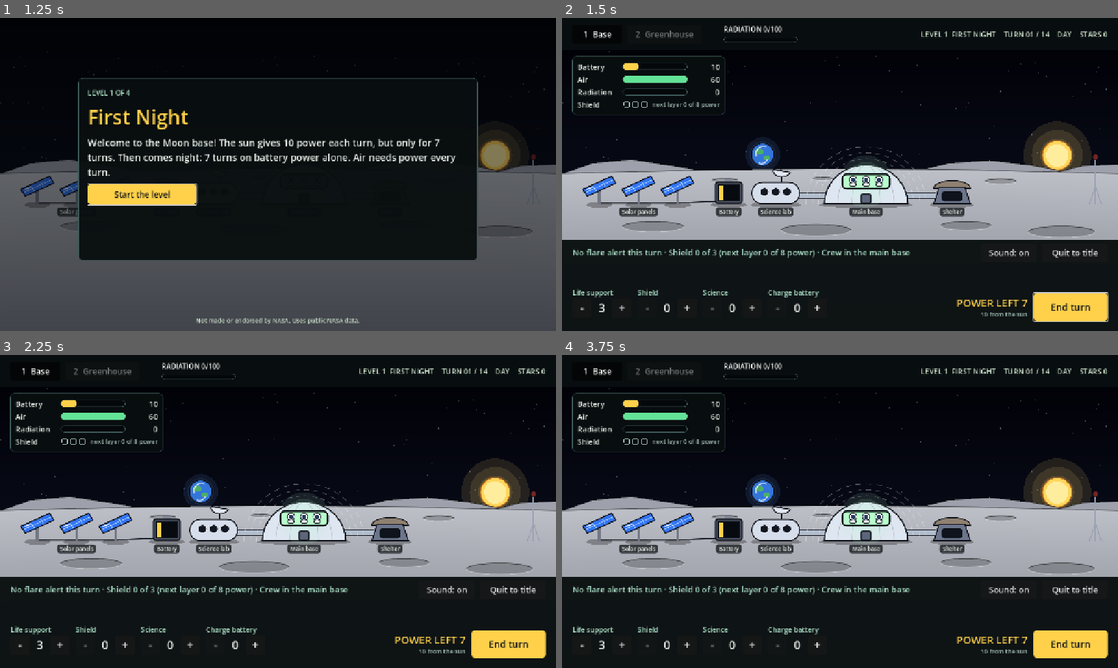
Above: before the commit, frames 1-4 (two rows, left to right).
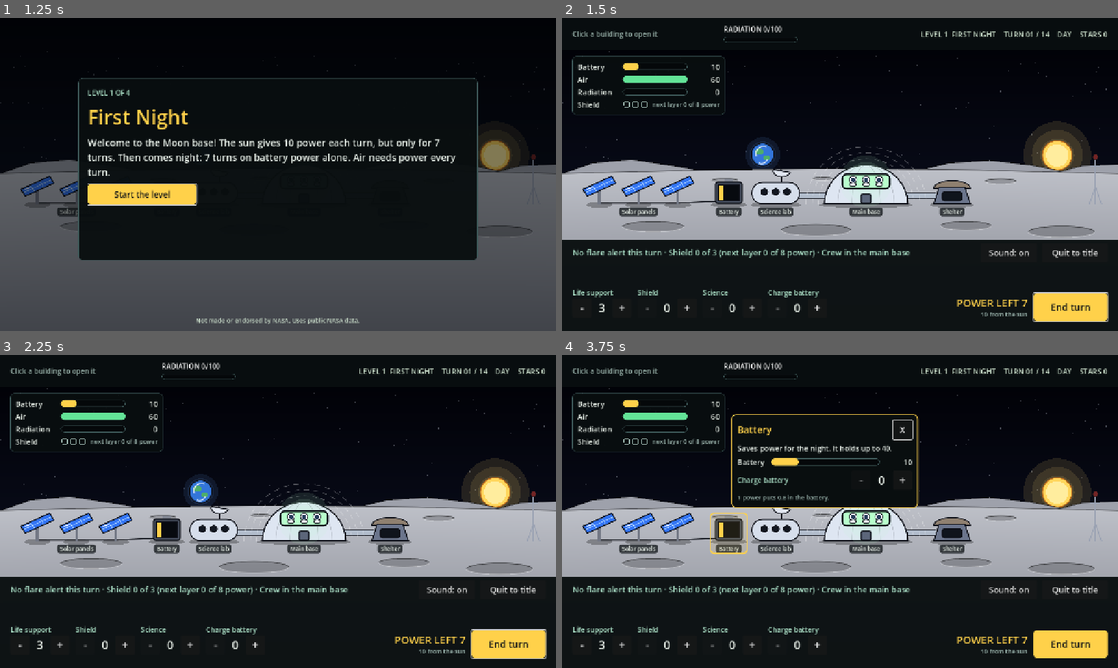
Above: after the commit, the same moments.

Repository: sarichatsee/celestial-shift
Game: Godot game, scene res://main.tscn
The game is run twice, just before and just after one commit, with the same random seed, the same clock (stepped at 60 frames per second) and the same inputs.
Inputs (mouse positions are in pixels of both pictures, inside the frame that each line leads up to):
- Up to frame 1 (1.25 s): click "Start the mission" at 0.5 s
- Up to frame 2 (1.5 s): click "Start the level" at 1.25 s
- Up to frame 3 (2.25 s): click (33, 370) at 2 s, where only the run before the commit has a clickable "1 Base"
- Up to frame 4 (3.75 s): click (639, 533) at 2.77 s; click (728, 533) at 3.52 s

Frame 1 is identical in both runs. In frame 2, 0.3% of the frame differs, in the area x 1-24%, y 4-7%; in frame 3, 0.4%; in frame 4, 2.8%, in the area x 1-65%, y 4-64%.

Commit message:
Make the Moon base buildings clickable; drop the Greenhouse tab
Clicking a building opens a card above it: what it is for, its meter,
and a copy of its bottom-bar control. The bottom bar stays, so the
whole plan is still visible every turn. Rules and numbers unchanged.

- Hotspots are invisible buttons over the buildings (hover outline,
  keyboard focus, bigger than the drawings). Greenhouse and water tank
  appear from Level 2.
- Cards: solar panels (info), battery (meter + charge), science lab
  (stars + science), main base (Air + life support, shield), shelter
  (the whole alert: class, chance, stakes, Shelter/Stay), greenhouse
  (Food + on/off + Look inside), water (meter + recycler).
- The Base and Greenhouse tabs are gone. 'Look inside' shows the
  full-screen greenhouse picture with a Back button. Key 2 looks
  inside, 1 or Esc goes back, Esc closes a card.
- A new alert closes any open card so the alert box is not covered.
- The NEW badge moved from the tab to the building labels.

Co-Authored-By: Claude Fable 5.2 <noreply@anthropic.com>

Diff:
--- a/game_text.gd
+++ b/game_text.gd
@@ -54,8 +54,22 @@
 		"months_long": ["January", "February", "March", "April", "May", "June", "July", "August", "September", "October", "November", "December"],
 	},
 	"rooms": {
-		"base": "1  Base",
-		"greenhouse": "2  Greenhouse",
+		"back": "<  Back to the base",
+		"click_hint": "Click a building to open it",
+		"look_inside": "Look inside",
+		"close": "X",
+		"no_alert": "No storm alert this turn.",
+		"stars_so_far": "Stars so far: {stars}",
+		# the first line of each building's card: what the building is for in the game
+		"about": {
+			"solar": "By day the sun gives {solar} power every turn. At night the panels make nothing.",
+			"battery": "Saves power for the night. It holds up to {max}.",
+			"science": "The crew does experiments here.",
+			"base": "The crew lives here. Life support keeps the air good.",
+			"shelter": "A small room with thick walls, for storm alerts. Sheltering costs {cost} power and stops science.",
+			"greenhouse": "Fresh food for the crew.",
+			"water": "The crew uses {used} water a turn, or {more} with the recycler off. Life support at {needed} or more runs the recycler.",
+		},
 		"base_placeholder": "MOON BASE",
 		"greenhouse_placeholder": "GREENHOUSE / STATE {state}",
 		"base_quiet": "No flare alert this turn",
--- a/main.gd
+++ b/main.gd
@@ -24,6 +24,19 @@
 const AIR_LOW_PCT := 30.0  # the Air meter warns under this
 const DOSE_HIGH := 60.0  # same line as the "radiation is high" tip
 const STEPPERS := ["life_support", "shield", "science", "charge"]
+## The buildings of the Moon base that open a card when clicked, and where each
+## one is on the 1280 x 720 canvas (moon_base_view.gd draws them there). The
+## areas are bigger than the drawings so they are easy to hit.
+const PARTS := ["solar", "battery", "science", "base", "shelter", "greenhouse", "water"]
+const PART_RECTS := {
+	"solar": Rect2(42, 356, 272, 102),
+	"battery": Rect2(340, 362, 88, 96),
+	"science": Rect2(432, 330, 120, 128),
+	"base": Rect2(596, 296, 208, 162),
+	"shelter": Rect2(850, 366, 96, 92),
+	"greenhouse": Rect2(960, 374, 174, 84),
+	"water": Rect2(1138, 348, 56, 110),
+}
 
 ## Optional picture of the Moon base. Without one the base is drawn in code
 ## (moon_base_view.gd) and shows the game state.
@@ -34,7 +47,8 @@
 var T: Dictionary = GameText.TEXT
 var game := GameState.new()
 var screen := "title"  # "title", "intro", "game", "debrief" or "science"
-var in_greenhouse := false
+var in_greenhouse := false  # looking inside the greenhouse
+var open_part := ""  # the building whose card is open, or ""
 
 var plan: Dictionary = GameState.new_plan()  # the player's plan for this turn (not sent yet)
 var choice := ""  # on an alert turn: "" (not chosen yet), "shelter" or "stay"
@@ -71,6 +85,12 @@
 var end_turn_button: Button
 var sound_button: Button
 var base_view: MoonBaseView
+var click_hint: Label
+var part_card: PanelContainer
+var part_card_box: VBoxContainer
+var _hotspots := {}
+var _card_updates: Array[Callable] = []
+var _card_wide := 430.0
 var overlay: Control
 var overlay_card: PanelContainer
 var overlay_scroll: ScrollContainer
@@ -85,8 +105,7 @@
 @onready var hud: Label = $TopBar/HUD
 @onready var dose_label: Label = $TopBar/DoseLabel
 @onready var dose_bar: ProgressBar = $TopBar/DoseBar
-@onready var base_button: Button = $TopBar/Base
-@onready var greenhouse_button: Button = $TopBar/Greenhouse
+@onready var back_button: Button = $TopBar/Back
 @onready var bottom_bar: ColorRect = $BottomBar
 @onready var room_status: Label = $BottomBar/RoomStatus
 @onready var tools: HBoxContainer = $BottomBar/Tools
@@ -100,10 +119,13 @@
 	greenhouse_plant0_texture = _find_art(greenhouse_plant0_texture, "res://assets/greenhouse_plant0.png")
 	greenhouse_plant1_texture = _find_art(greenhouse_plant1_texture, "res://assets/greenhouse_plant1.png")
 
-	base_button.text = _t("rooms.base")
-	greenhouse_button.text = _t("rooms.greenhouse")
-	base_button.pressed.connect(_show_room.bind(false))
-	greenhouse_button.pressed.connect(_show_room.bind(true))
+	back_button.text = _t("rooms.back")
+	back_button.pressed.connect(_show_room.bind(false))
+	click_hint = Kit.label(_t("rooms.click_hint"), 16, Kit.C_MUTED)
+	click_hint.position = Vector2(24, 0)
+	click_hint.size = Vector2(330, 74)
+	click_hint.vertical_alignment = VERTICAL_ALIGNMENT_CENTER
+	top_bar.add_child(click_hint)
 	dose_bar.add_theme_stylebox_override("background", Kit.flat(Kit.C_WELL, 6, Kit.C_LINE, 1))
 	dose_bar.add_theme_stylebox_override("fill", Kit.flat(Kit.C_DANGER, 6))
 
@@ -111,9 +133,11 @@
 	add_child(sound)
 
 	_build_base_view()
+	_build_hotspots()
 	_build_meters()
 	_build_alert()
 	_build_report()
+	_build_part_card()
 	_build_actions()
 	_build_overlay()
 
@@ -133,7 +157,14 @@
 		KEY_1:
 			_show_room(false)
 		KEY_2:
-			_show_room(true)
+			_show_room(true)  # look inside the greenhouse
+		KEY_ESCAPE:
+			if open_part != "":
+				_close_part()
+			elif in_greenhouse:
+				_show_room(false)
+			else:
+				return
 		_:
 			return
 	get_viewport().set_input_as_handled()
@@ -424,6 +455,9 @@
 	bottom_bar.visible = showing
 	meters_panel.visible = showing
 	if not showing:
+		_close_part()
+		for key in _hotspots:
+			(_hotspots[key] as Button).visible = false
 		alert_panel.visible = false
 		report_panel.visible = false
 
@@ -562,6 +596,283 @@
 	_focus(back_button)
 
 
+# ---------------------------------------------------------------- the buildings and their cards
+## An invisible button over each building. A button gives hover, keyboard focus
+## and Enter for free; the outline shows which building is open.
+func _build_hotspots() -> void:
+	var place := base_view.get_index() + 1
+	for key in PARTS:
+		var area: Rect2 = PART_RECTS[key]
+		var spot := Button.new()
+		spot.toggle_mode = true
+		spot.position = area.position
+		spot.size = area.size
+		spot.tooltip_text = _t("rooms.labels." + key)
+		spot.mouse_default_cursor_shape = Control.CURSOR_POINTING_HAND
+		var open_look := Kit.flat(Color(1.0, 0.82, 0.29, 0.1), 10, Kit.C_SUN, 3)
+		spot.add_theme_stylebox_override("normal", StyleBoxEmpty.new())
+		spot.add_theme_stylebox_override("disabled", StyleBoxEmpty.new())
+		spot.add_theme_stylebox_override("hover", Kit.flat(Color(1, 1, 1, 0.07), 10, Kit.C_SUN, 2))
+		spot.add_theme_stylebox_override("pressed", open_look)
+		spot.add_theme_stylebox_override("hover_pressed", open_look)
+		spot.add_theme_stylebox_override("focus", Kit.flat(Color(0, 0, 0, 0), 10, Color.WHITE, 2))
+		spot.visible = false
+		spot.pressed.connect(_toggle_part.bind(key))
+		add_child(spot)
+		move_child(spot, place)
+		place += 1
+		_hotspots[key] = spot
+
+
+func _build_part_card() -> void:
+	part_card = PanelContainer.new()
+	# solid, because a card can sit over the alert box
+	part_card.add_theme_stylebox_override("panel", Kit.flat(Color(Kit.C_BAR, 1.0), 10, Kit.C_SUN, 2, 14))
+	part_card.visible = false
+	add_child(part_card)
+	part_card_box = Kit.vbox(8)
+	part_card.add_child(part_card_box)
+
+
+## The greenhouse and the water tank arrive on Level 2.
+func _part_exists(key: String) -> bool:
+	return game.has_food() or not (key in ["greenhouse", "water"])
+
+
+func _toggle_part(key: String) -> void:
+	if open_part == key:
+		_close_part()
+		sound.play("click")
+		_refresh()
+	else:
+		_open_part(key)
+
+
+func _close_part() -> void:
+	open_part = ""
+	_card_updates.clear()
+	if part_card != null:
+		part_card.visible = false
+
+
+## Open the card of one building: what it is for, its meter, and the same
+## control as the bottom bar. The card changes the same plan; nothing is hidden
+## in it that the bottom bar and the meters do not also show.
+func _open_part(key: String) -> void:
+	if screen != "game" or in_greenhouse or not _part_exists(key):
+		return
+	open_part = key
+	_card_updates.clear()
+	for child in part_card_box.get_children():
+		part_card_box.remove_child(child)
+		child.queue_free()
+
+	var head := Kit.hbox(10)
+	var title := Kit.label(_t("rooms.labels." + key), 22, Kit.C_SUN)
+	title.size_flags_horizontal = Control.SIZE_EXPAND_FILL
+	head.add_child(title)
+	var close := Kit.button(_t("rooms.close"), Kit.TAP)
+	close.pressed.connect(_toggle_part.bind(key))
+	head.add_child(close)
+	part_card_box.add_child(head)
+
+	var wide := 430.0
+	_card_wide = wide
+	match key:
+		"solar":
+			_card_words(_t("rooms.about.solar", {"solar": _n("SOLAR_POWER")}))
+		"battery":
+			_card_words(_t("rooms.about.battery", {"max": _n("BATTERY_MAX")}))
+			_card_meter(part_card_box, "battery", Kit.C_SUN)
+			_card_stepper(part_card_box, "charge")
+		"science":
+			_card_words(_t("rooms.about.science"))
+			var stars := Kit.label("", 17)
+			part_card_box.add_child(stars)
+			_card_updates.append(func() -> void: stars.text = _t("rooms.stars_so_far", {"stars": game.stars}))
+			_card_stepper(part_card_box, "science")
+		"base":
+			wide = 640.0
+			_card_wide = wide
+			_card_words(_t("rooms.about.base"))
+			var columns := Kit.hbox(24)
+			part_card_box.add_child(columns)
+			var air_side := Kit.vbox(8)
+			air_side.size_flags_horizontal = Control.SIZE_EXPAND_FILL
+			columns.add_child(air_side)
+			_card_meter(air_side, "air", Kit.C_GOOD)
+			_card_stepper(air_side, "life_support")
+			var shield_side := Kit.vbox(8)
+			shield_side.size_flags_horizontal = Control.SIZE_EXPAND_FILL
+			columns.add_child(shield_side)
+			var shield_row := Kit.hbox(8)
+			shield_row.add_child(Kit.label(_t("meters.shield"), 17))
+			var dots := DotRow.new()
+			dots.on_color = Kit.C_STATUS
+			shield_row.add_child(dots)
+			var shield_words := Kit.label("", 14, Kit.C_MUTED)
+			shield_row.add_child(shield_words)
+			shield_side.add_child(shield_row)
+			_card_updates.append(func() -> void:
+				dots.set_dots(game.shield, _n("MAX_SHIELD"))
+				shield_words.text = shield_note.text)
+			_card_stepper(shield_side, "shield")
+		"shelter":
+			wide = 640.0
+			_card_wide = wide
+			_card_words(_t("rooms.about.shelter", {"cost": _n("SHELTER_COST")}))
+			var quiet := Kit.label(_t("rooms.no_alert"), 17, Kit.C_MUTED)
+			part_card_box.add_child(quiet)
+			# on an alert turn the card repeats the whole alert, because it can
+			# sit over the alert box: class, chance, stakes and the two answers
+			var flare := Kit.label("", 18, Kit.C_SUN)
+			part_card_box.add_child(flare)
+			var odds := Kit.hbox(10)
+			var odds_dots := DotRow.new()
+			odds.add_child(odds_dots)
+			var odds_words := Kit.label("", 16)
+			odds.add_child(odds_words)
+			part_card_box.add_child(odds)
+			var stakes := Kit.label("", 16)
+			part_card_box.add_child(stakes)
+			var choices := Kit.hbox(10)
+			var shelter_copy := Kit.button("", 0)
+			shelter_copy.toggle_mode = true
+			shelter_copy.size_flags_horizontal = Control.SIZE_EXPAND_FILL
+			shelter_copy.pressed.connect(_choose.bind("shelter"))
+			var stay_copy := Kit.button("", 0)
+			stay_copy.toggle_mode = true
+			stay_copy.size_flags_horizontal = Control.SIZE_EXPAND_FILL
+			stay_copy.pressed.connect(_choose.bind("stay"))
+			choices.add_child(shelter_copy)
+			choices.add_child(stay_copy)
+			part_card_box.add_child(choices)
+			_card_updates.append(func() -> void:
+				var alert_now := game.alert_for_turn()
+				var alert_up := not alert_now.is_empty()
+				quiet.visible = not alert_up
+				for part in [flare, odds, stakes, choices]:
+					(part as Control).visible = alert_up
+				if alert_up:
+					flare.text = alert_title.text
+					odds_dots.set_dots(int(alert_now["dots"]), 10)
+					odds_words.text = alert_chance.text
+				stakes.text = alert_stakes.text
+				shelter_copy.text = shelter_button.text
+				stay_copy.text = stay_button.text
+				shelter_copy.set_pressed_no_signal(choice == "shelter")
+				stay_copy.set_pressed_no_signal(choice == "stay"))
+		"greenhouse":
+			_card_words(_t("rooms.about.greenhouse") + " " + _t("controls.hints.greenhouse"))
+			_card_words(_t("controls.greenhouse_cost") + ".", 15, Kit.C_MUTED)
+			_card_meter(part_card_box, "food", Kit.C_FOOD)
+			var row := Kit.hbox(10)
+			var toggle := Kit.button("", 120)
+			toggle.toggle_mode = true
+			toggle.pressed.connect(_toggle_greenhouse)
+			row.add_child(toggle)
+			var inside := Kit.button(_t("rooms.look_inside"), 150)
+			inside.pressed.connect(_show_room.bind(true))
+			row.add_child(inside)
+			part_card_box.add_child(row)
+			_card_updates.append(func() -> void:
+				toggle.text = greenhouse_toggle.text
+				toggle.set_pressed_no_signal(bool(plan["greenhouse"])))
+		"water":
+			_card_words(_t("rooms.about.water", {
+				"used": _n("WATER_USED"), "more": _n("WATER_USED_NO_RECYCLER"), "needed": _n("LS_NEEDED"),
+			}))
+			_card_meter(part_card_box, "water", Kit.C_WATER)
+			var recycler := Kit.label("", 16)
+			part_card_box.add_child(recycler)
+			_card_updates.append(func() -> void:
+				var on: bool = int(plan["life_support"]) >= _n("LS_NEEDED")
+				recycler.text = _t("meters.recycler_on") if on else _t("meters.recycler_off")
+				recycler.add_theme_color_override("font_color", Kit.C_GOOD if on else Kit.C_WARN))
+
+	part_card.custom_minimum_size = Vector2(wide, 0)
+	part_card.modulate.a = 0.0  # shown once it has been measured and placed
+	part_card.visible = true
+	sound.play("click")
+	_refresh()
+	_place_part_card(key)
+	_focus(close)
+
+
+## Put the card just above its building, clear of the meters panel on the left.
+## Wrapped text only knows its height after a frame or two, so measure then.
+func _place_part_card(key: String) -> void:
+	var area: Rect2 = PART_RECTS[key]
+	for pass_number in 3:
+		await get_tree().process_frame
+		await get_tree().process_frame
+		if open_part != key:
+			return
+		part_card.reset_size()
+		var card: Vector2 = part_card.size
+		part_card.position = Vector2(
+			clampf(area.get_center().x - card.x / 2.0, 390.0, maxf(390.0, 1256.0 - card.x)),
+			maxf(84.0, area.position.y - card.y - 10.0))
+		part_card.modulate.a = 1.0
+
+
+## A line of words in the open card.
+func _card_words(words: String, font_size: int = 17, color: Color = Kit.C_TEXT) -> void:
+	var line := Kit.label(words, font_size, color, true)
+	line.custom_minimum_size.x = _card_wide - 30.0
+	part_card_box.add_child(line)
+
+
+## A copy of one meter from the meters panel, kept in step with it.
+func _card_meter(into: Container, key: String, color: Color) -> void:
+	var row := Kit.hbox(8)
+	var name_label := Kit.label(_t("meters." + key), 17)
+	name_label.custom_minimum_size = Vector2(70, 0)
+	var bar := Kit.meter(color)
+	var value_label := Kit.label("", 17)
+	value_label.custom_minimum_size = Vector2(66, 0)
+	value_label.horizontal_alignment = HORIZONTAL_ALIGNMENT_RIGHT
+	row.add_child(name_label)
+	row.add_child(bar)
+	row.add_child(value_label)
+	into.add_child(row)
+	_card_updates.append(func() -> void:
+		var main_bar: ProgressBar = _meters[key]["bar"]
+		bar.max_value = main_bar.max_value
+		bar.value = main_bar.value
+		value_label.text = (_meters[key]["value"] as Label).text)
+
+
+## A copy of one bottom-bar control: the same plan, the same limits.
+func _card_stepper(into: Container, key: String) -> void:
+	var row := Kit.hbox(6)
+	var name_label := Kit.label(_t("controls." + key), 16, Kit.C_STATUS)
+	name_label.size_flags_horizontal = Control.SIZE_EXPAND_FILL
+	var minus := Kit.button("-", Kit.TAP)
+	var plus := Kit.button("+", Kit.TAP)
+	for step_button in [minus, plus]:
+		step_button.add_theme_font_size_override("font_size", 26)
+	var value := Kit.label("0", 26)
+	value.custom_minimum_size = Vector2(40, Kit.TAP)
+	value.horizontal_alignment = HORIZONTAL_ALIGNMENT_CENTER
+	value.vertical_alignment = VERTICAL_ALIGNMENT_CENTER
+	minus.pressed.connect(_step.bind(key, -1))
+	plus.pressed.connect(_step.bind(key, 1))
+	row.add_child(name_label)
+	row.add_child(minus)
+	row.add_child(value)
+	row.add_child(plus)
+	into.add_child(row)
+	var note := Kit.label("", 14, Kit.C_MUTED, true)
+	into.add_child(note)
+	_card_updates.append(func() -> void:
+		var main_stepper: Dictionary = _steppers[key]
+		value.text = (main_stepper["value"] as Label).text
+		minus.disabled = (main_stepper["minus"] as Button).disabled
+		plus.disabled = (main_stepper["plus"] as Button).disabled
+		note.text = _control_hint(key))
+
+
 # ---------------------------------------------------------------- the plan
 ## Power still needed to finish the shield (so the player can't pour power into a full one).
 func _shield_room() -> int:
@@ -669,6 +980,8 @@
 	if screen != "game":
 		return
 	in_greenhouse = show_greenhouse and game.has_food()
+	if in_greenhouse:
+		_close_part()
 	_refresh()
 
 
@@ -714,10 +1027,8 @@
 	dose_label.text = _t("hud.radiation", {"dose": _num(game.dose), "limit": _n("DOSE_LIMIT")})
 	dose_bar.max_value = float(_n("DOSE_LIMIT"))
 	dose_bar.value = game.dose
-	base_button.set_pressed_no_signal(not in_greenhouse)
-	greenhouse_button.set_pressed_no_signal(in_greenhouse)
-	greenhouse_button.disabled = not with_food
-	greenhouse_button.text = _t("rooms.greenhouse") + ("  " + _t("meters.new") if is_new else "")
+	back_button.visible = in_greenhouse
+	click_hint.visible = not in_greenhouse
 
 	# meters
 	_set_meter("battery", game.battery, float(_n("BATTERY_MAX")),
@@ -809,6 +1120,16 @@
 		stay_button.set_pressed_no_signal(choice == "stay")
 		alert_panel.reset_size.call_deferred()
 
+	# the buildings, and the card of the one that is open
+	if open_part != "" and (in_greenhouse or not _part_exists(open_part)):
+		_close_part()
+	for key in _hotspots:
+		var spot: Button = _hotspots[key]
+		spot.visible = not in_greenhouse and _part_exists(key)
+		spot.set_pressed_no_signal(open_part == key)
+	for update in _card_updates:
+		update.call()
+
 	_refresh_art()
 
 
@@ -840,6 +1161,10 @@
 	if with_food:
 		greenhouse = "on" if (playing and bool(plan["greenhouse"])) else "off"
 	var life_support_ok: bool = not playing or int(plan["life_support"]) >= _n("LS_NEEDED")
+	var labels: Dictionary = T["rooms"]["labels"].duplicate()
+	if playing and with_food and hint == _t("messages.new_meters"):
+		for key in ["greenhouse", "water"]:
+			labels[key] = str(labels[key]) + "  " + _t("meters.new")
 	return {
 		"is_day": game.is_day() if screen in ["game", "intro", "debrief"] else true,
 		"battery": game.battery / float(_n("BATTERY_MAX")),
@@ -855,7 +1180,7 @@
 		"water": float(game.water) / float(_n("WATER_START")) if with_food else -1.0,
 		"recycler_on": life_support_ok,
 		"alert": str(alert.get("cls", "")),
-		"labels": T["rooms"]["labels"],
+		"labels": labels,
 	}
 
 
@@ -902,6 +1227,7 @@
 	last_control = ""
 	science_before_shelter = 0
 	in_greenhouse = false
+	_close_part()
 	if game.has_food() and not new_meters_seen:
 		hint = _t("messages.new_meters")
 		new_meters_seen = true
@@ -935,6 +1261,7 @@
 		cue = "shelter" if bool(report["sheltered"]) else "storm_hit"
 	if not game.alert_for_turn().is_empty():
 		in_greenhouse = false  # look at the Sun
+		_close_part()  # the alert box needs the space
 		if cue == "click":
 			cue = "alert"
 	sound.play(cue)
--- a/main.tscn
+++ b/main.tscn
@@ -57,21 +57,13 @@
 offset_bottom = 74.0
 color = Color(0.035, 0.055, 0.06, 0.96)
 
-[node name="Base" type="Button" parent="TopBar"]
+[node name="Back" type="Button" parent="TopBar"]
+visible = false
 offset_left = 24.0
 offset_top = 16.0
-offset_right = 139.0
+offset_right = 280.0
 offset_bottom = 58.0
-toggle_mode = true
-text = "1  Base"
-
-[node name="Greenhouse" type="Button" parent="TopBar"]
-offset_left = 151.0
-offset_top = 16.0
-offset_right = 321.0
-offset_bottom = 58.0
-toggle_mode = true
-text = "2  Greenhouse"
+text = "<  Back to the base"
 
 [node name="DoseLabel" type="Label" parent="TopBar"]
 offset_left = 372.0
Not shown, changed: AI_USE_LOG.md
